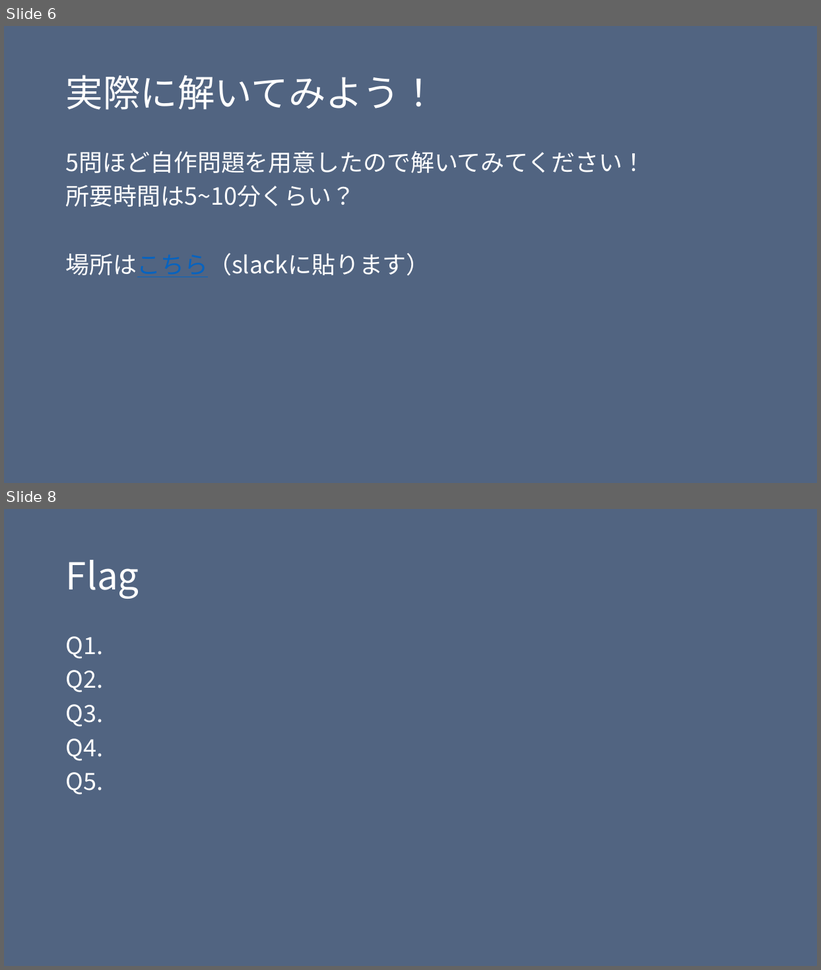
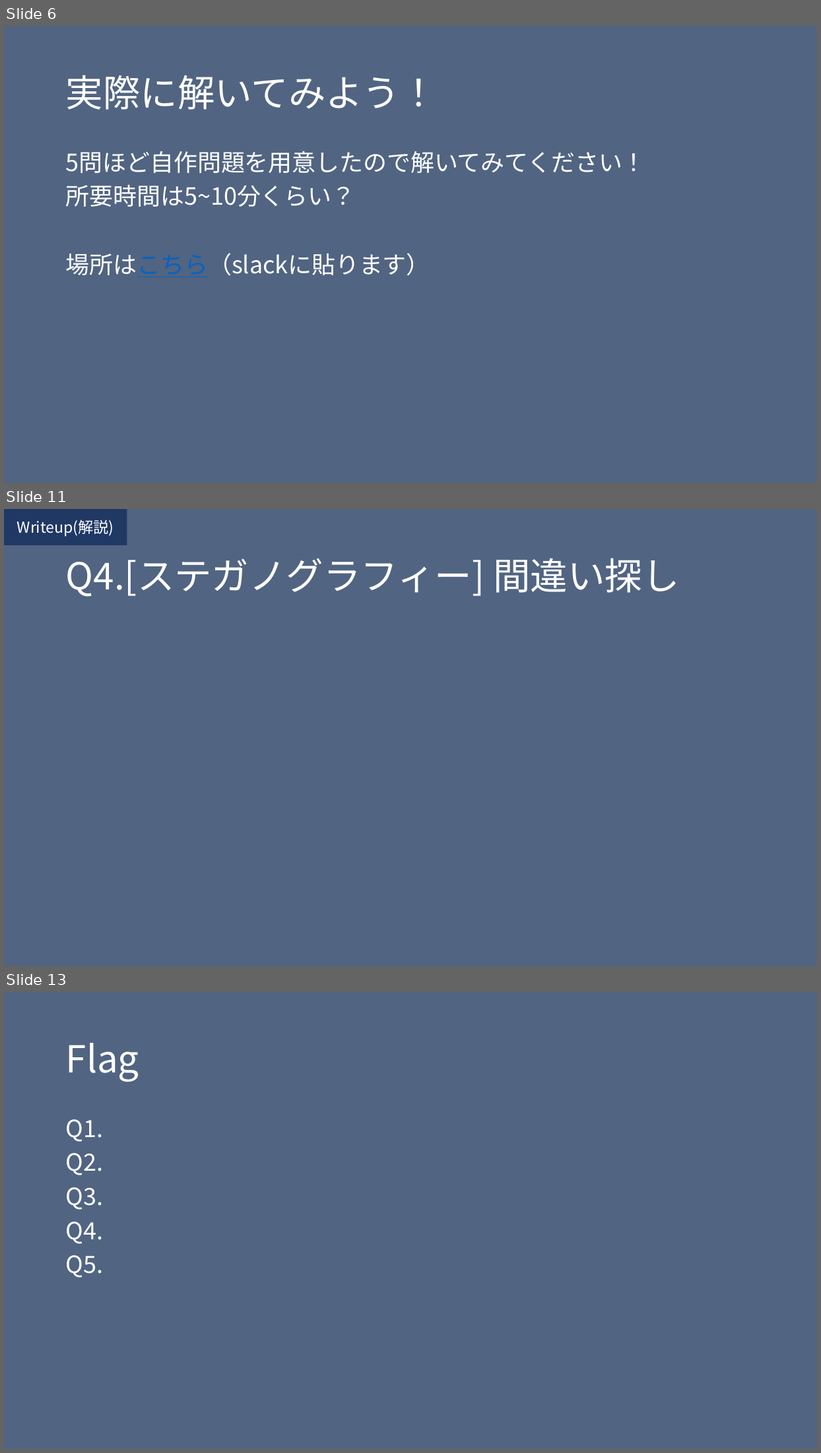
Before and after one commit to H0ndh11/CTF, a slide deck: ゼミ発表資料/ctf発表スライド.pptx. Shown one above the other, each under a label of ours: slides 6 and 8 before the commit, slides 6, 11 and 13 after it; the slides between them are not shown. The pictures are 821x970 and 821x1453 pixels, drawn with LibreOffice and Linux fonts; fonts in the diff are those of the drawing. Boxes give left, top, right and bottom in pixels: in the first picture for what was removed or moved away, otherwise in the second. Text is boxed around its words. In the diff, an @@ line names an element or a change of style, - is before the commit and + after.

```diff
--- a/ゼミ発表資料/ctf発表スライド.pptx
+++ b/ゼミ発表資料/ctf発表スライド.pptx
@@ slide 11 added at (4,509,817,966), background #526582 @@
@@ rectangle added at (4,509,127,545), fill #203864, 18 pt, text #FFFFFF @@
+Writeup(解説)
@@ title added at (66,558,679,597), 44 pt, text #FFFFFF @@
+Q4.[ステガノグラフィー] 間違い探し
@@ what was slide 8 is now slide 13 @@
```
Also in this commit, not shown: 1 slide changed, 5 other slides added, 1 slide removed.
